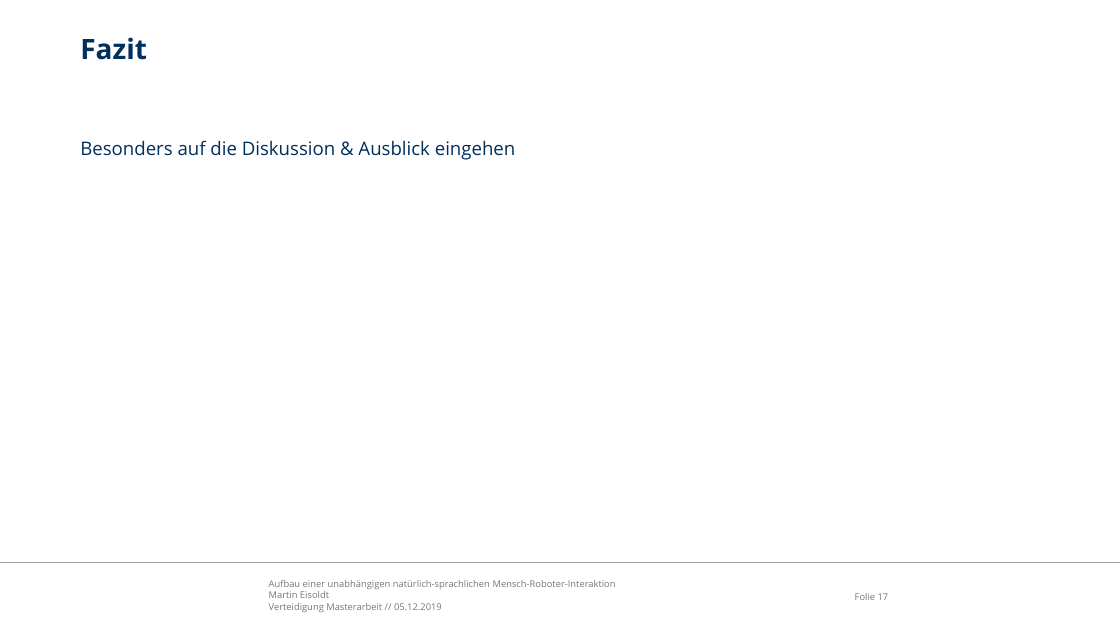
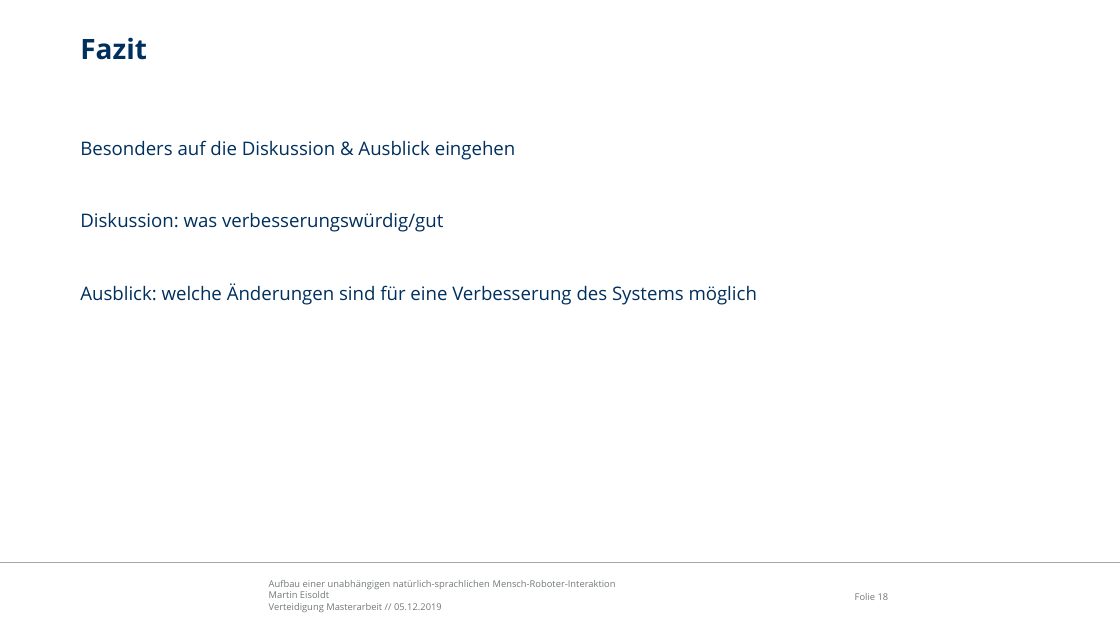
Before and after one commit to edegeyer/masterarbeit, a slide deck: slide 18 of verteidigung/verteidigung.pptx (slide 17 before the commit). Drawn at 1120x630 pixels with LibreOffice and Linux fonts; fonts in the diff are those of the drawing; background and template pictures are left out. Boxes give left, top, right and bottom in pixels: in the first picture for what was removed or moved away, otherwise in the second. Text is boxed around its words. In the diff, an @@ line names an element or a change of style, - is before the commit and + after.

```diff
--- a/verteidigung/verteidigung.pptx
+++ b/verteidigung/verteidigung.pptx
@@ text at <box>80,212,757,305</box>: paragraphs added @@
+Diskussion: was verbesserungswürdig/gut
+Ausblick: welche Änderungen sind für eine Verbesserung des Systems möglich
@@ page number at <box>855,593,889,600</box>: text changed @@
-Folie 17
+Folie 18
```
Also in this commit, not shown: 8 other slides changed, 6 slides added, 1 slide removed.
